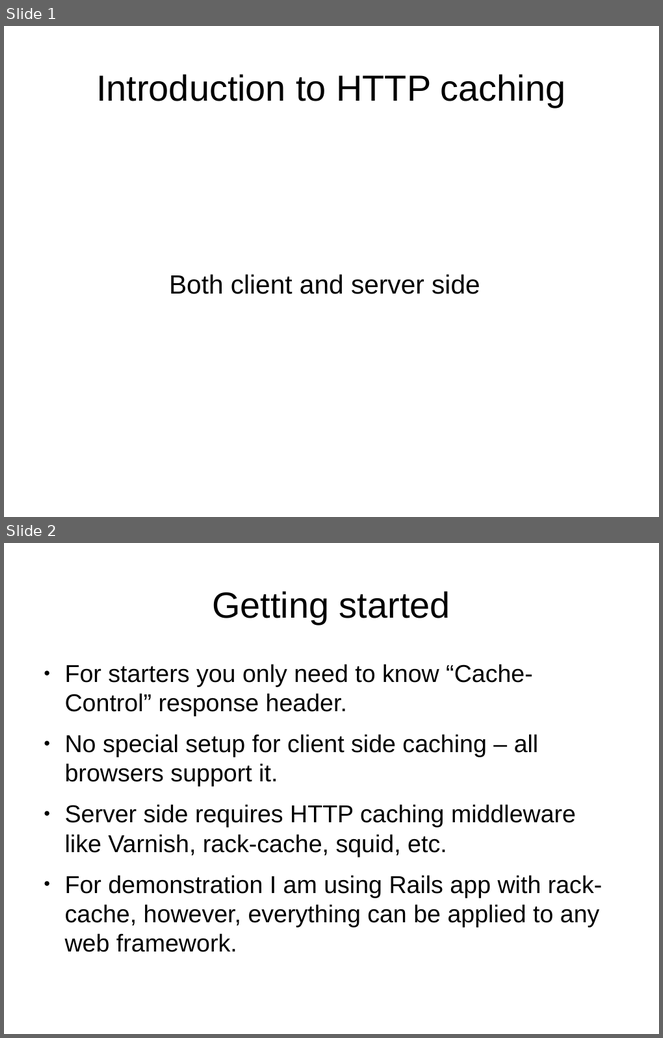
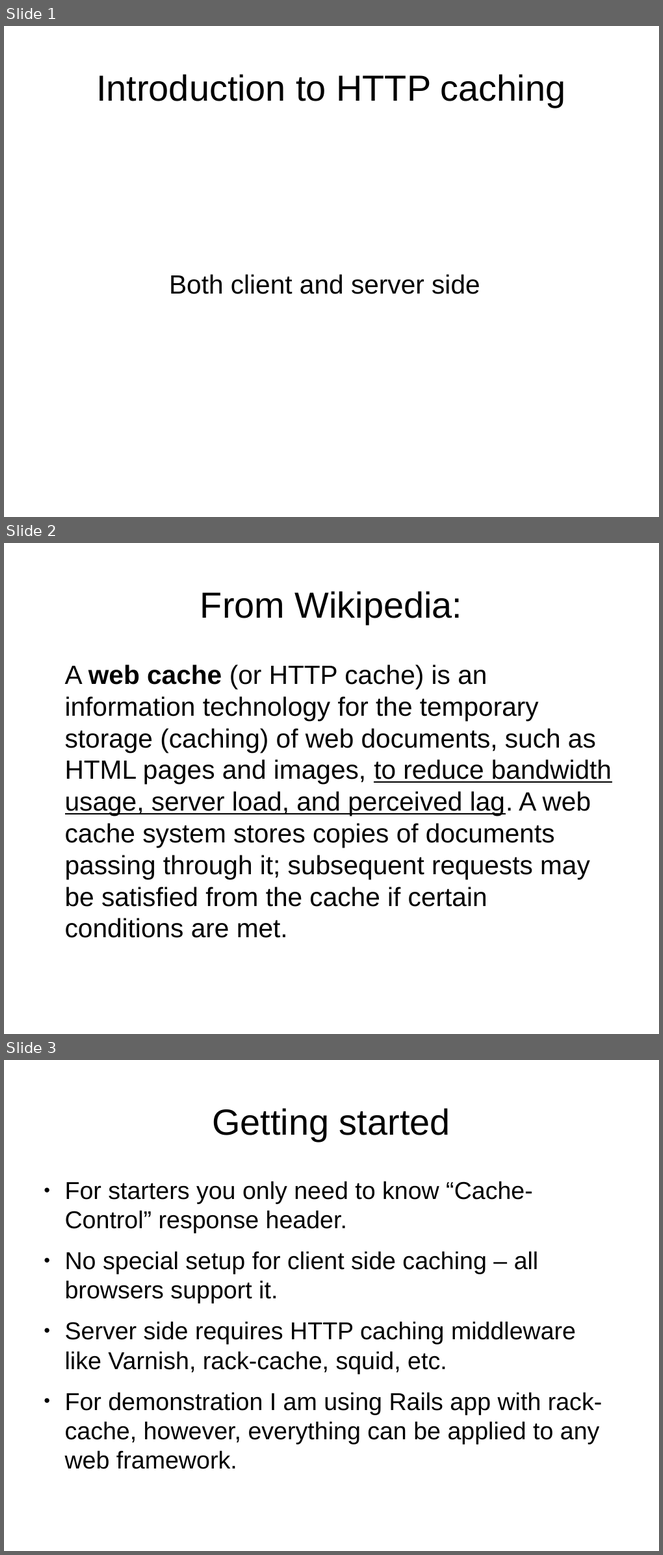
Before and after one commit to tadas-s/rack-cache-rails-demo, a slide deck: gentle-intro-to-client-and-server-side-http-caching.odp. Shown one above the other, each under a label of ours: slides 1 and 2 before the commit, slides 1, 2 and 3 after it. The pictures are 663x1038 and 663x1555 pixels, drawn with LibreOffice and Linux fonts; fonts in the diff are those of the drawing. Boxes give left, top, right and bottom in pixels: in the first picture for what was removed or moved away, otherwise in the second. Text is boxed around its words. In the diff, an @@ line names an element or a change of style, - is before the commit and + after.

```diff
--- a/gentle-intro-to-client-and-server-side-http-caching.odp
+++ b/gentle-intro-to-client-and-server-side-http-caching.odp
@@ slide 2 added at [4,543,659,1034], background #FFFFFF @@
@@ title added at [200,591,463,624], 44 pt, text #000000 @@
+From Wikipedia:
@@ text added at [65,665,612,938], 32 pt, text #000000 @@
+A web cache (or HTTP cache) is an information technology for the temporary storage (caching) of web documents, such as HTML pages and images, to reduce bandwidth usage, server load, and perceived lag. A web cache system stores copies of documents passing through it; subsequent requests may be satisfied from the cache if certain conditions are met.
@@ what was slide 2 is now slide 3 @@
```
Also in this commit, not shown: 2 slides changed, 2 other slides added, 2 slides removed.
